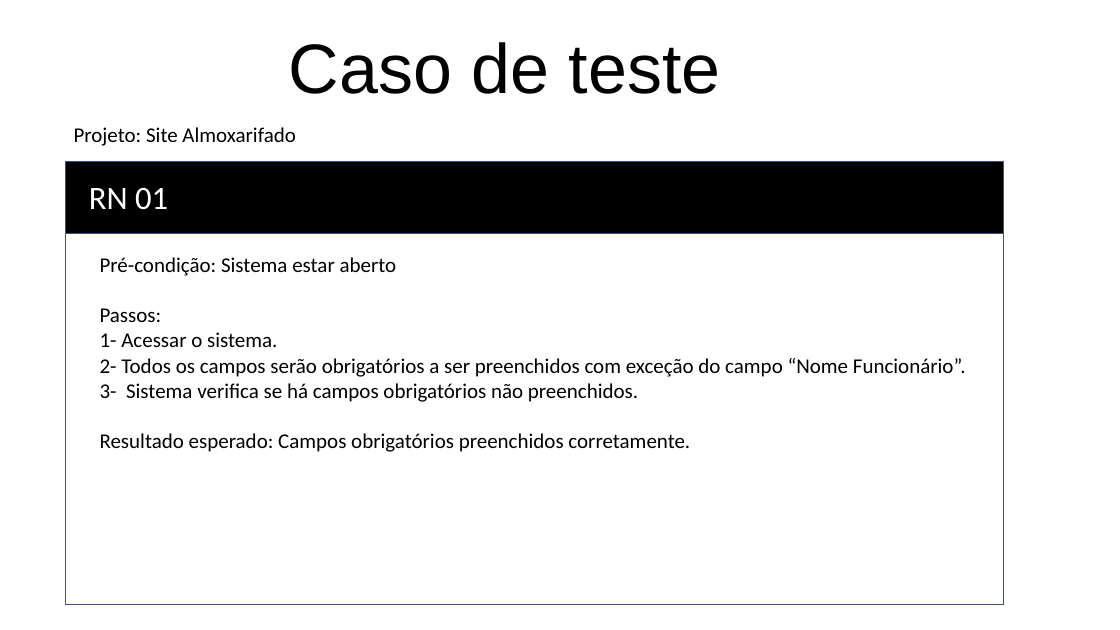
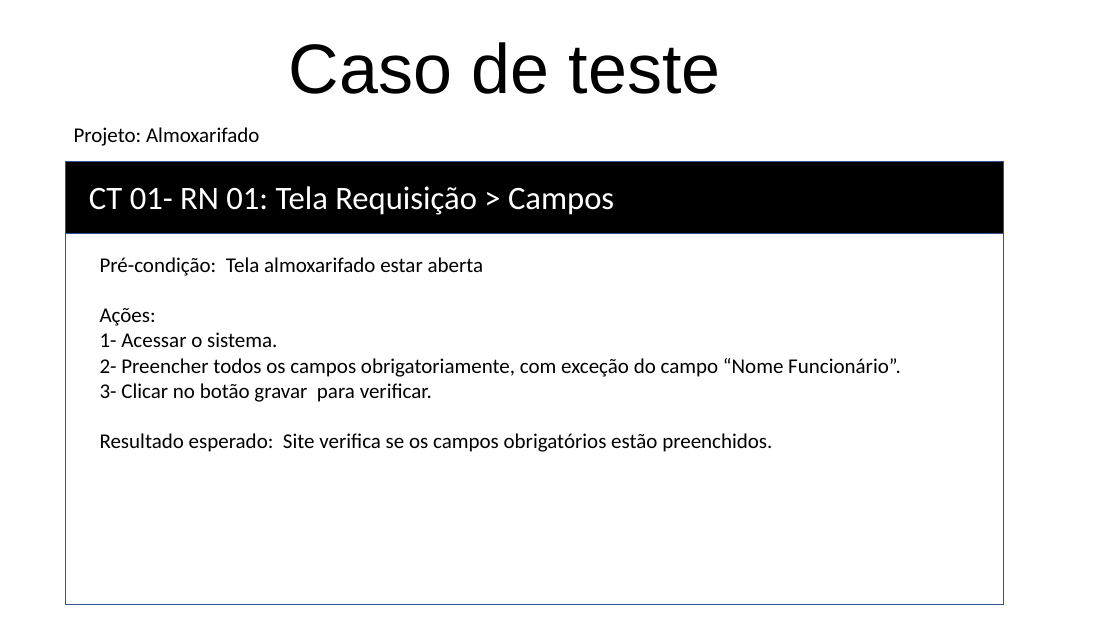
Before and after one commit to RaissaBarbs/Almoxarifado, a slide deck: slide 9 of RegrasNegocio/RN_Requisitos.pptx. Drawn at 1120x630 pixels with LibreOffice and Linux fonts; fonts in the diff are those of the drawing. Boxes give left, top, right and bottom in pixels: in the first picture for what was removed or moved away, otherwise in the second. Text is boxed around its words. In the diff, an @@ line names an element or a change of style, - is before the commit and + after.

```diff
--- a/RegrasNegocio/RN_Requisitos.pptx
+++ b/RegrasNegocio/RN_Requisitos.pptx
@@ text at [74, 127, 259, 146]: text changed @@
-Projeto: Site Almoxarifado
+Projeto: Almoxarifado
@@ text at [89, 186, 614, 215]: text changed @@
-RN 01
+CT 01- RN 01: Tela Requisição > Campos
@@ text at [100, 257, 484, 326]: text changed @@
-Pré-condição: Sistema estar aberto
-Passos:
+Pré-condição: Tela almoxarifado estar aberta
+Ações:
@@ text at [100, 358, 901, 452]: text changed @@
-2- Todos os campos serão obrigatórios a ser preenchidos com exceção do campo “Nome Funcionário”.
-3- Sistema verifica se há campos obrigatórios não preenchidos.
-Resultado esperado: Campos obrigatórios preenchidos corretamente.
+2- Preencher todos os campos obrigatoriamente, com exceção do campo “Nome Funcionário”.
+3- Clicar no botão gravar para verificar.
+Resultado esperado: Site verifica se os campos obrigatórios estão preenchidos.
```
Also in this commit, not shown: 6 other slides changed, 7 slides added, 1 other file.
